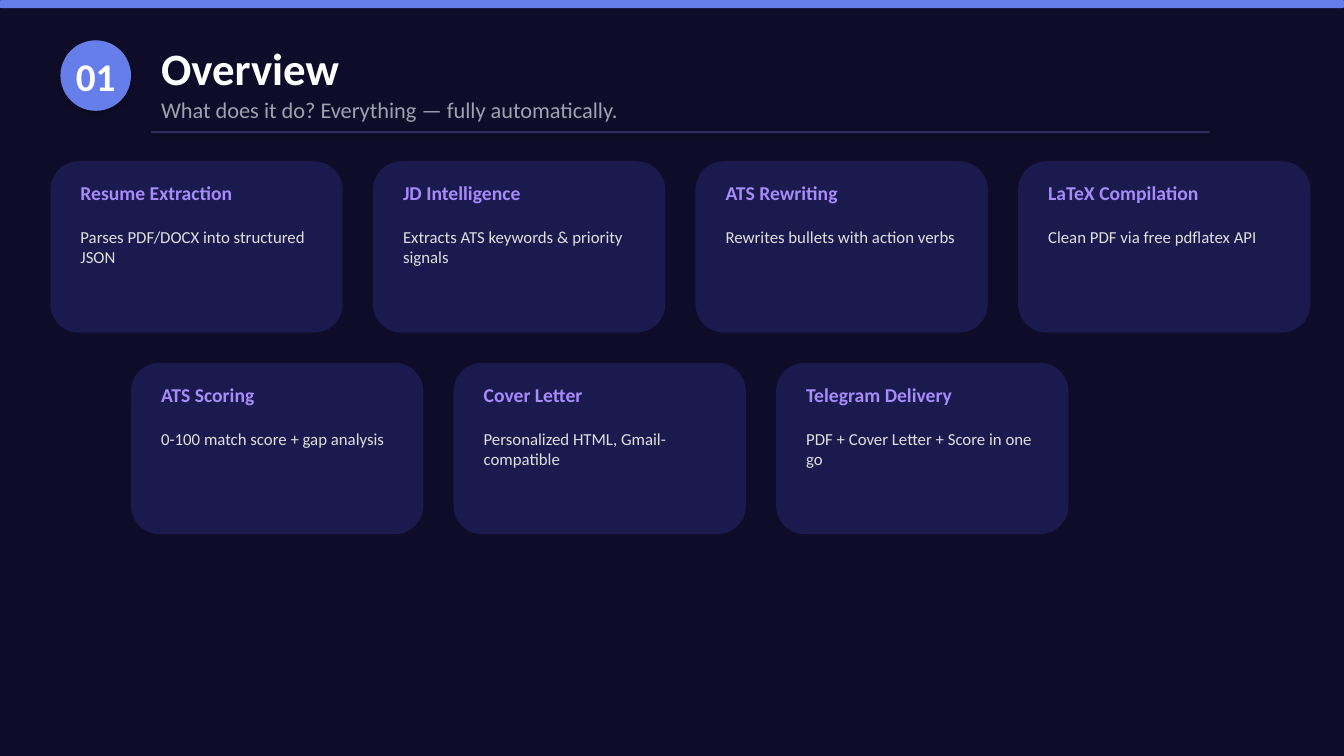
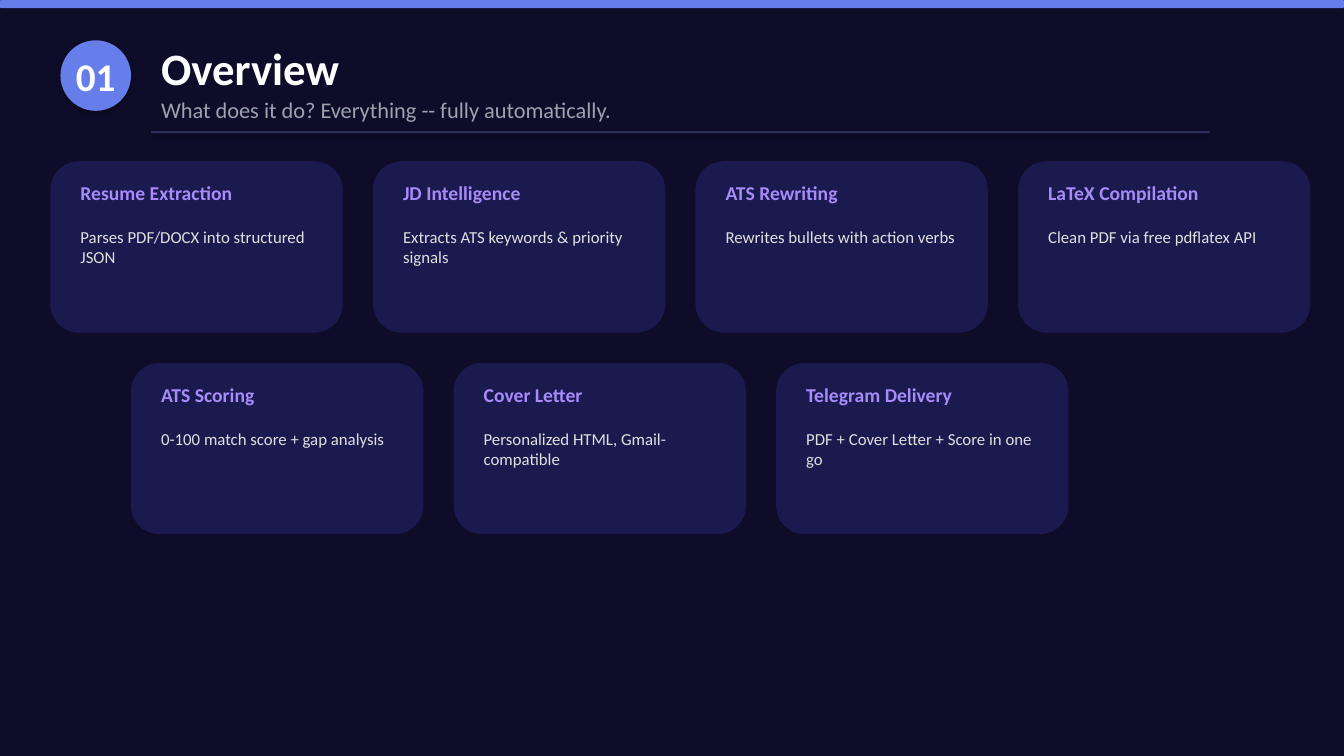
Before and after one commit to nitinkumar30/aiResumeOptimizer, a slide deck: slide 2 of AI_Resume_Optimizer_Presentation.pptx. Drawn at 1344x756 pixels with LibreOffice and Linux fonts; fonts in the diff are those of the drawing. Boxes give left, top, right and bottom in pixels: in the first picture for what was removed or moved away, otherwise in the second. Text is boxed around its words. In the diff, an @@ line names an element or a change of style, - is before the commit and + after.

```diff
--- a/AI_Resume_Optimizer_Presentation.pptx
+++ b/AI_Resume_Optimizer_Presentation.pptx
@@ text at bbox=[161, 102, 611, 122]: text changed @@
-What does it do? Everything — fully automatically.
+What does it do? Everything -- fully automatically.
```
Also in this commit, not shown: 4 other slides changed, 1 slide added, 1 slide removed, 2 other files.
